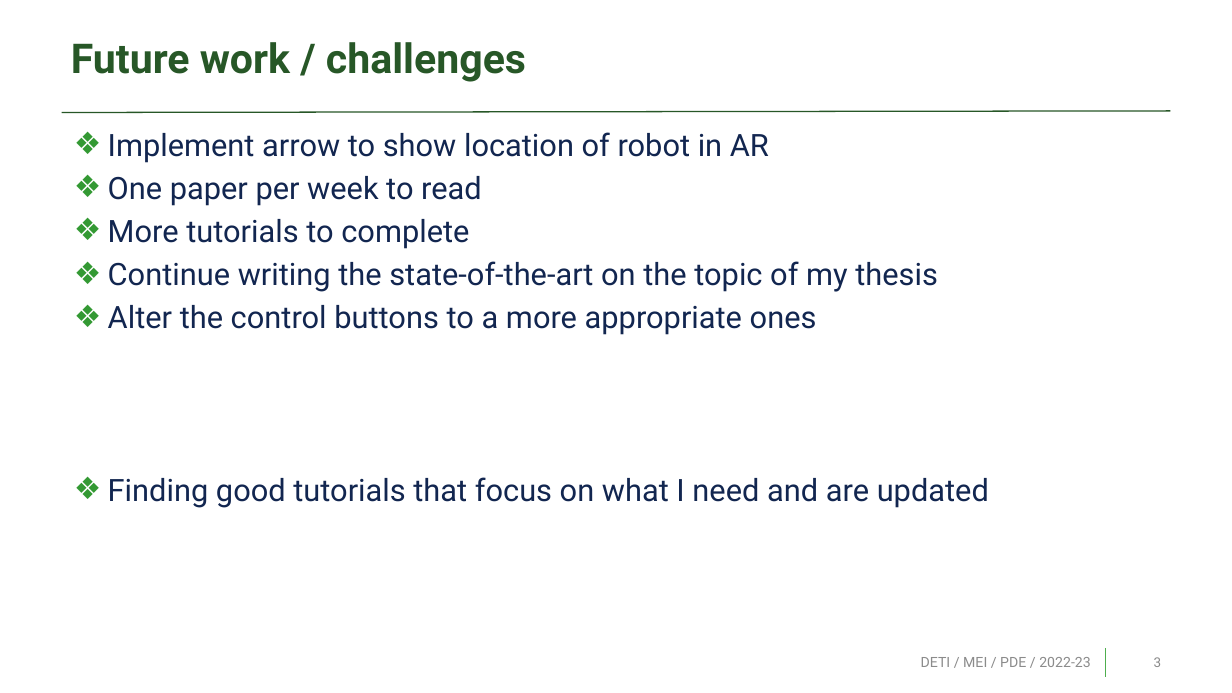
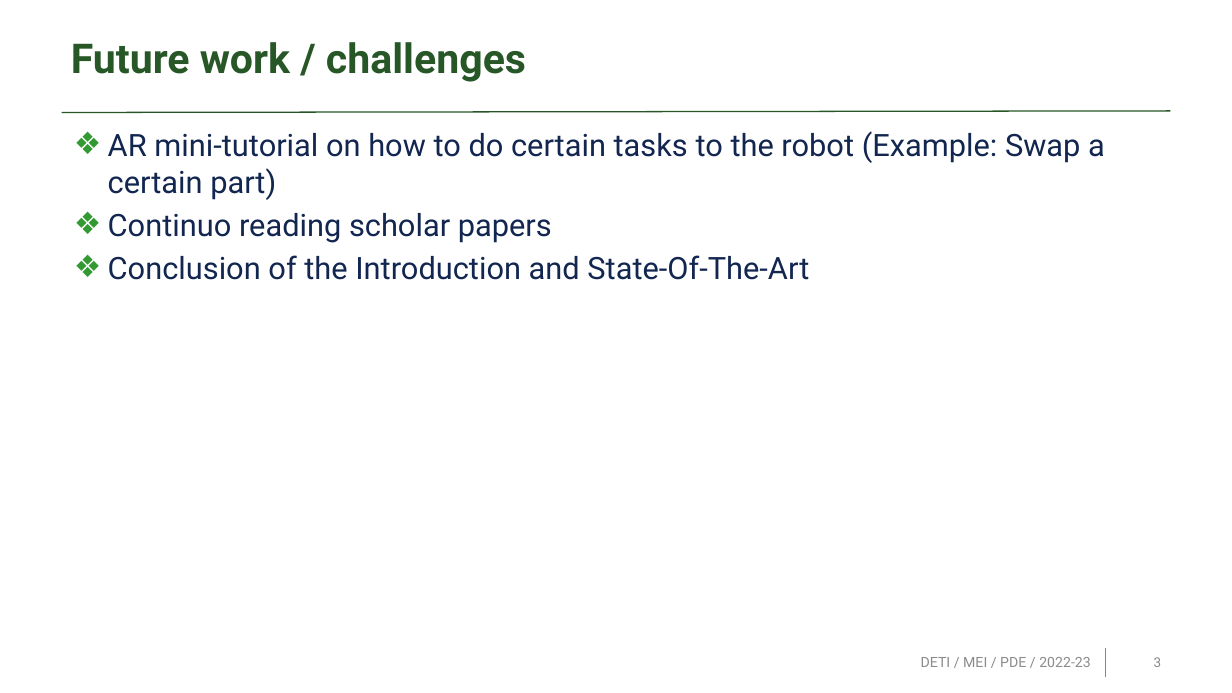
Before and after one commit to Sendir/Dissertacao, a slide deck: slide 3 of Sprint/Sprint_03.pptx. Drawn at 1232x693 pixels with LibreOffice and Linux fonts; fonts in the diff are those of the drawing; background and template pictures are left out. Boxes give left, top, right and bottom in pixels: in the first picture for what was removed or moved away, otherwise in the second. Text is boxed around its words. In the diff, an @@ line names an element or a change of style, - is before the commit and + after.

```diff
--- a/Sprint/Sprint_03.pptx
+++ b/Sprint/Sprint_03.pptx
@@ text at (108,131,1105,280): text changed @@
-❖ Implement arrow to show location of robot in AR
-❖ One paper per week to read
-❖ More tutorials to complete
-❖ Continue writing the state-of-the-art on the topic of my thesis
-❖ Alter the control buttons to a more appropriate ones
-❖ Finding good tutorials that focus on what I need and are updated
+❖ AR mini-tutorial on how to do certain tasks to the robot (Example: Swap a certain part)
+❖ Continuo reading scholar papers
+❖ Conclusion of the Introduction and State-Of-The-Art
```
Also in this commit, not shown: 1 other slide changed, 38 other files.
